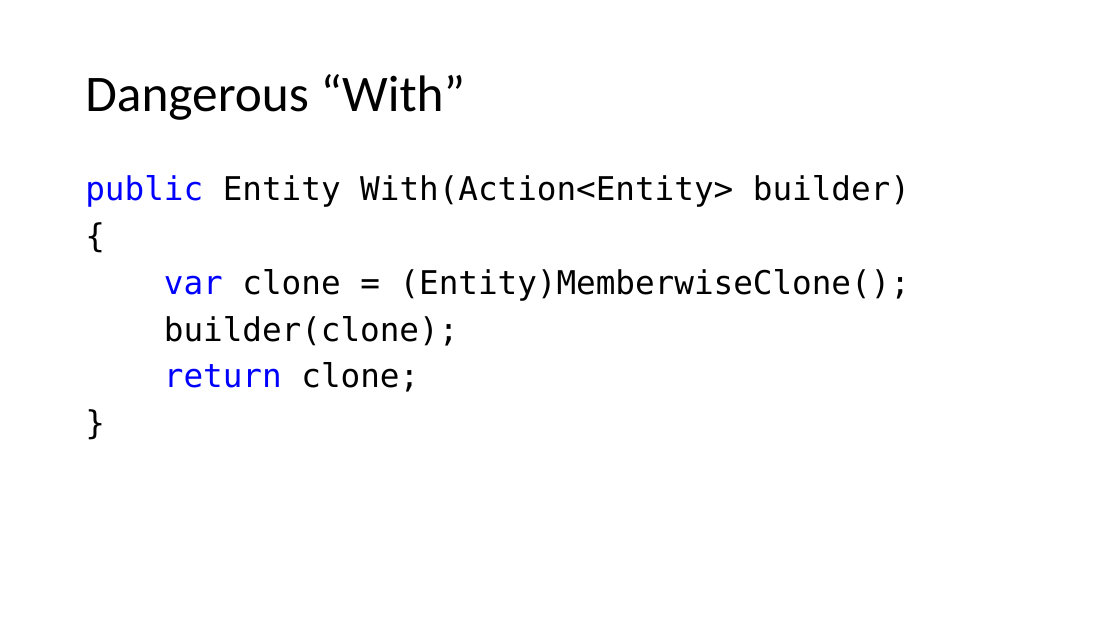
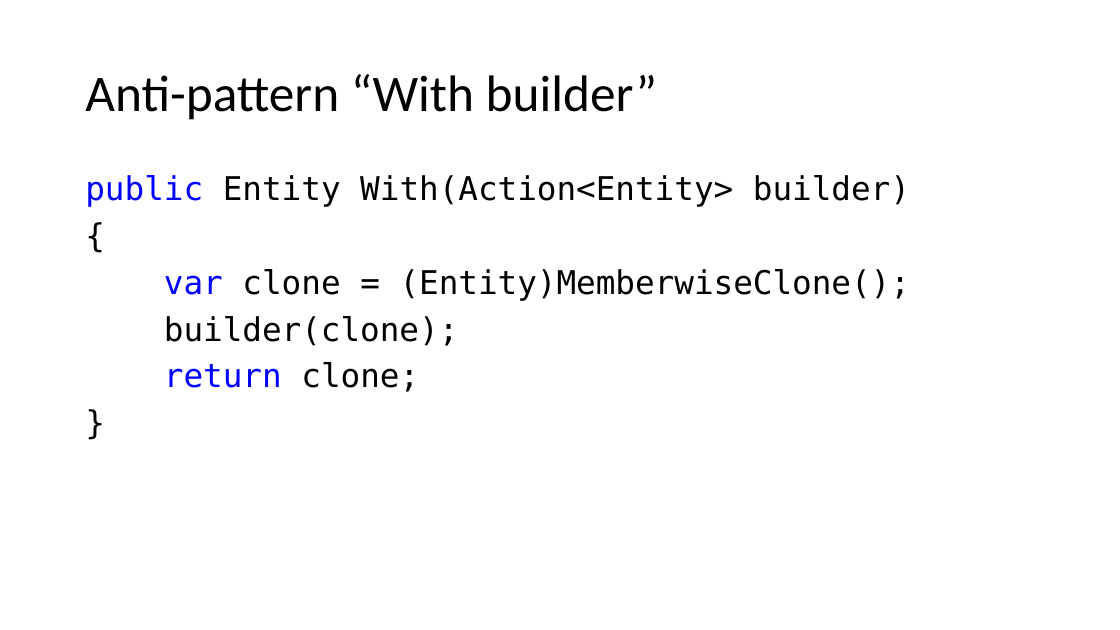
Before and after one commit to kugushev/presentations, a slide deck: slide 24 of Presentation.pptx (slide 22 before the commit). Drawn at 1120x630 pixels with LibreOffice and Linux fonts; fonts in the diff are those of the drawing. Boxes give left, top, right and bottom in pixels: in the first picture for what was removed or moved away, otherwise in the second. Text is boxed around its words. In the diff, an @@ line names an element or a change of style, - is before the commit and + after.

```diff
--- a/Presentation.pptx
+++ b/Presentation.pptx
@@ title at (85,74,657,120): text changed @@
-Dangerous “With”
+Anti-pattern “With builder”
```
Also in this commit, not shown: 1 other slide changed, 3 slides added, 17 other files.
